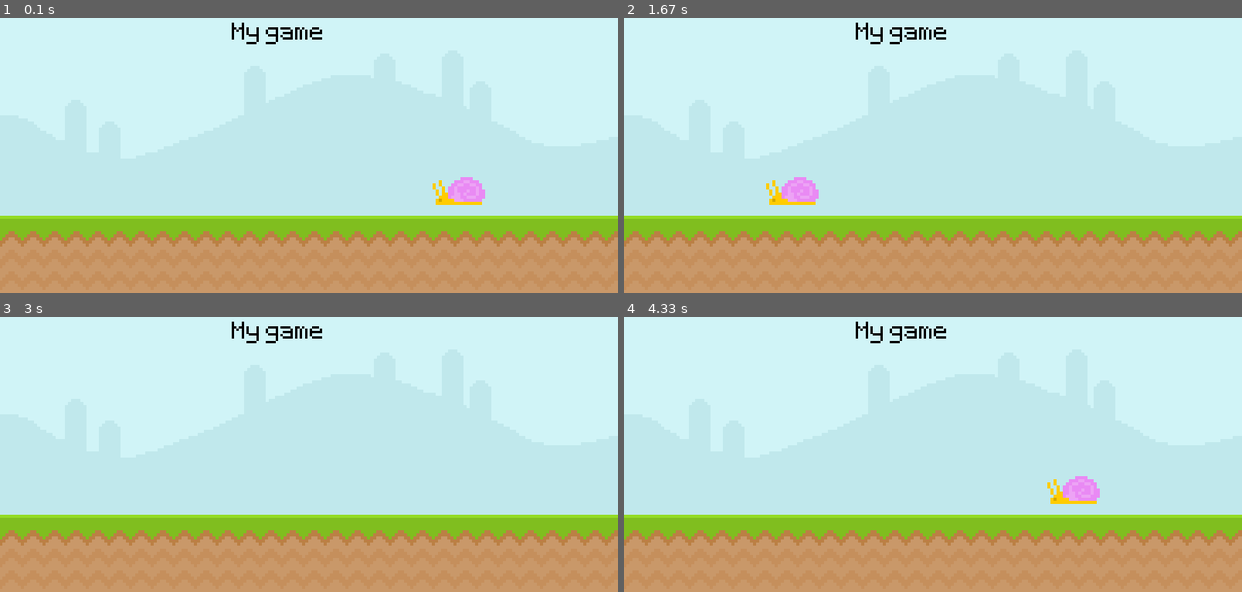
Above: before the commit, frames 1-4 (two rows, left to right).
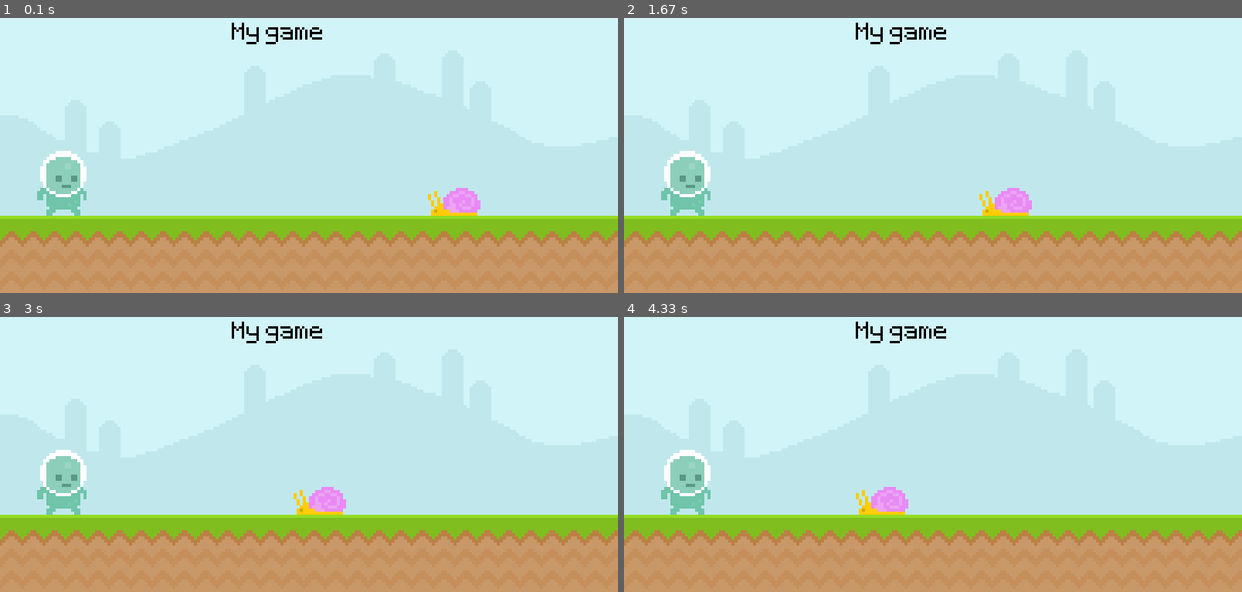
Above: after the commit, the same moments.

Repository: taylorPat/pygame-tutorial
Game: pygame game, started from main.py
The game is run twice, just before and just after one commit, with the same random seed, the same clock (stepped at 60 frames per second) and the same inputs.
Inputs:
- Up to frame 1 (0.1 s): no input
- Up to frame 2 (1.67 s): no input
- Up to frame 3 (3 s): no input
- Up to frame 4 (4.33 s): no input

The runs differ from the first frame. In frame 1, 2.2% of the frame differs, in the area x 6-79%, y 48-72%; in frame 2, 2.7%, in the area x 6-66%, y 48-72%; in frame 3, 2.0%; in frame 4, 2.7%.

Commit message:
feat(snail): implement rectangles and adapt snail class

Diff:
--- a/app/snail.py
+++ b/app/snail.py
@@ -1,15 +1,44 @@
+from functools import cached_property
+import pathlib
+
+import pygame
 from app.constants import GAME_WIDTH
 
 
 class Snail:
-    def __init__(self, x: int, velocity: int, rerun: bool = False) -> None:
-        self.x: int = x
+    def __init__(
+        self,
+        imagePath: pathlib.Path,
+        relPlacement: tuple,
+        velocity: int,
+        relPlacementStr: str = "midbottom",
+        rerun: bool = False,
+    ) -> None:
+        self.imagePath: pathlib.Path = imagePath
+        self.relativePlacement = {relPlacementStr: relPlacement}
         self.velocity: int = velocity
         self.rerun: bool = rerun
 
     @property
+    def surface(self):
+        return pygame.image.load(self.imagePath)
+
+    @cached_property
+    def rectangle(self):
+        return self.surface.get_rect(**self.relativePlacement)
+
+
+    @property
+    def x(self):
+        return self.rectangle.x
+
+    @property
+    def y(self):
+        return self.rectangle.y
+
+    @property
     def move_x(self):
-        self.x -= self.velocity
-        if self.x < 0 and self.rerun:
-            self.x = GAME_WIDTH + 200
-        return self.x
+        self.rectangle.x -= self.velocity
+        if self.rectangle.right < 0 and self.rerun:
+            self.rectangle.left = GAME_WIDTH
+        return self.rectangle.x
--- a/main.py
+++ b/main.py
@@ -16,9 +16,17 @@
 ground_surface = pygame.image.load(pathlib.Path("app/assets/graphics/ground.png"))
 text_surface = test_font.render("My game", False, "Black")
 
-snail_surface = pygame.image.load(pathlib.Path("app/assets/graphics/snail/snail1.png"))
-snail_x_pos = 600
-snail = Snail(x=snail_x_pos, velocity=4, rerun=True)
+snail = Snail(
+    imagePath=pathlib.Path("app/assets/graphics/snail/snail1.png"),
+    relPlacement=(600, GROUND_ZERO),
+    velocity=1,
+    rerun=True,
+)
+
+player_surf = pygame.image.load(
+    pathlib.Path("app/assets/graphics/Player/player_walk_1.png")
+)
+player_rect = player_surf.get_rect(midbottom=(80, GROUND_ZERO))
 
 if __name__ == "__main__":
     while True:
@@ -30,5 +38,6 @@
         screen.blit(sky_surface, (0, 0))
         screen.blit(ground_surface, (0, GROUND_ZERO))
         screen.blit(text_surface, (300, 50))
-        screen.blit(snail_surface, (snail.move_x, 250))
+        screen.blit(snail.surface, (snail.move_x, snail.y))
+        screen.blit(player_surf, player_rect)
         pygame.display.update()
